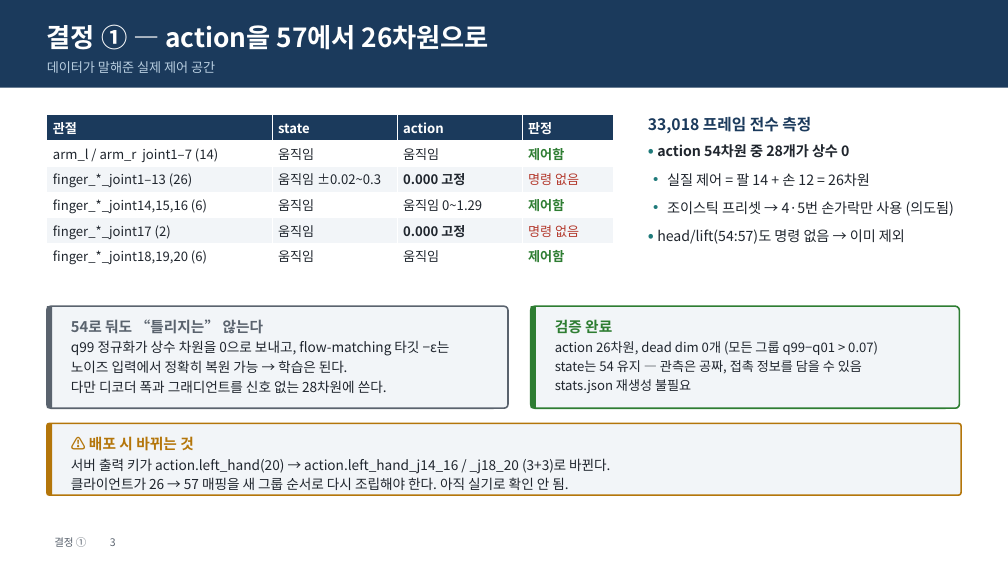
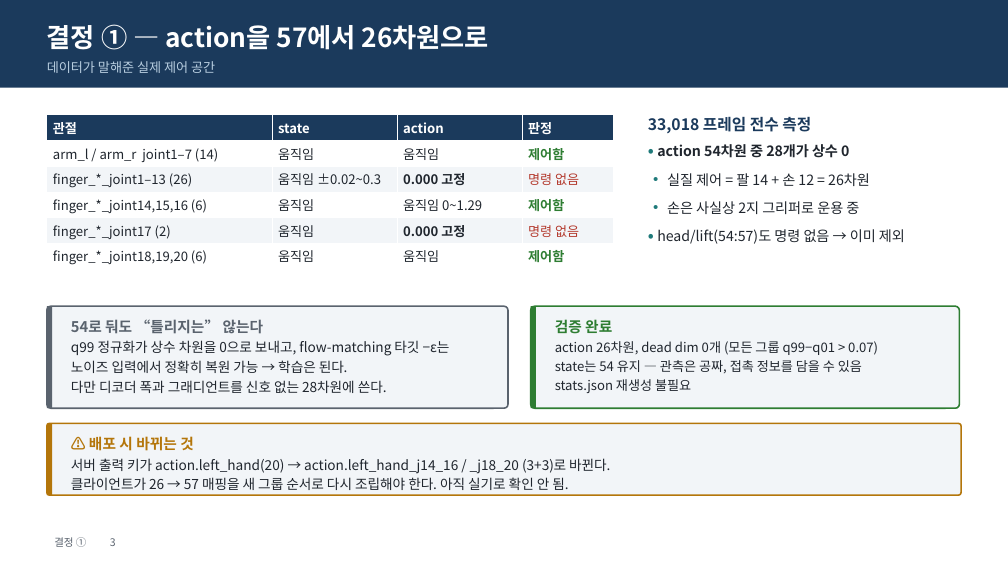
Before and after one commit to KimDoYoung1997/RLDX-1, a slide deck: slide 4 of FFW-SH5-0826-finetune-briefing.pptx. Drawn at 1008x567 pixels with LibreOffice and Linux fonts; fonts in the diff are those of the drawing. Boxes give left, top, right and bottom in pixels: in the first picture for what was removed or moved away, otherwise in the second. Text is boxed around its words. In the diff, an @@ line names an element or a change of style, - is before the commit and + after.

```diff
--- a/FFW-SH5-0826-finetune-briefing.pptx
+++ b/FFW-SH5-0826-finetune-briefing.pptx
@@ text at (x1=667, y1=201, x2=859, y2=214): text changed @@
-• 조이스틱 프리셋 → 4·5번 손가락만 사용 (의도됨)
+• 손은 사실상 2지 그리퍼로 운용 중
```
Also in this commit, not shown: 4 other slides changed, 6 slides added, 1 slide removed, 3 other files.
